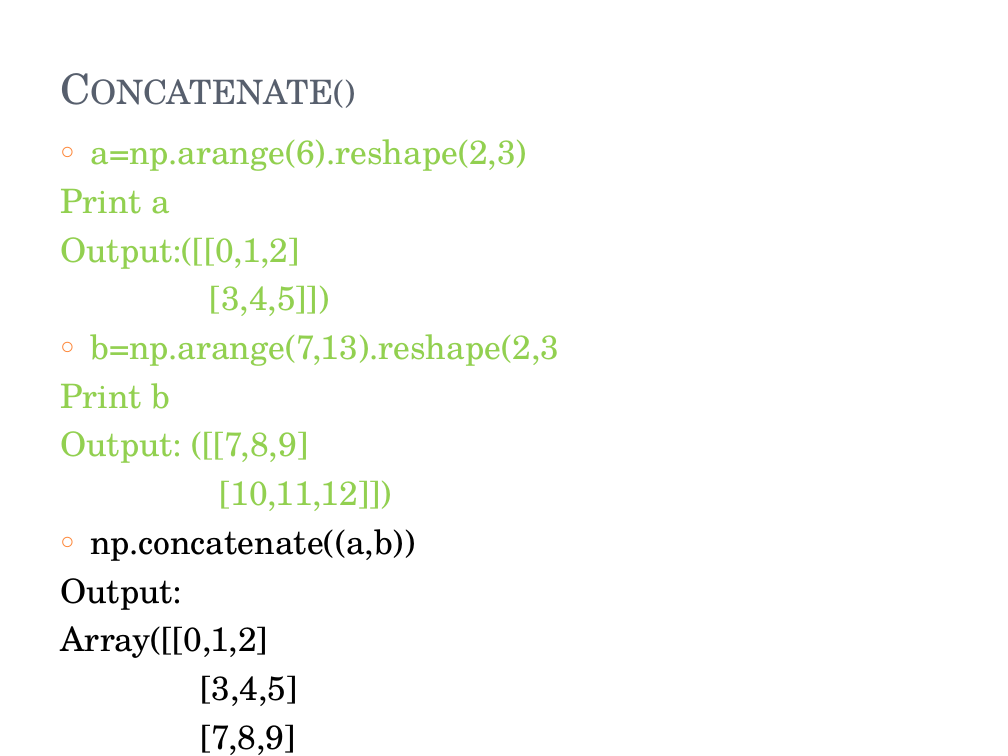
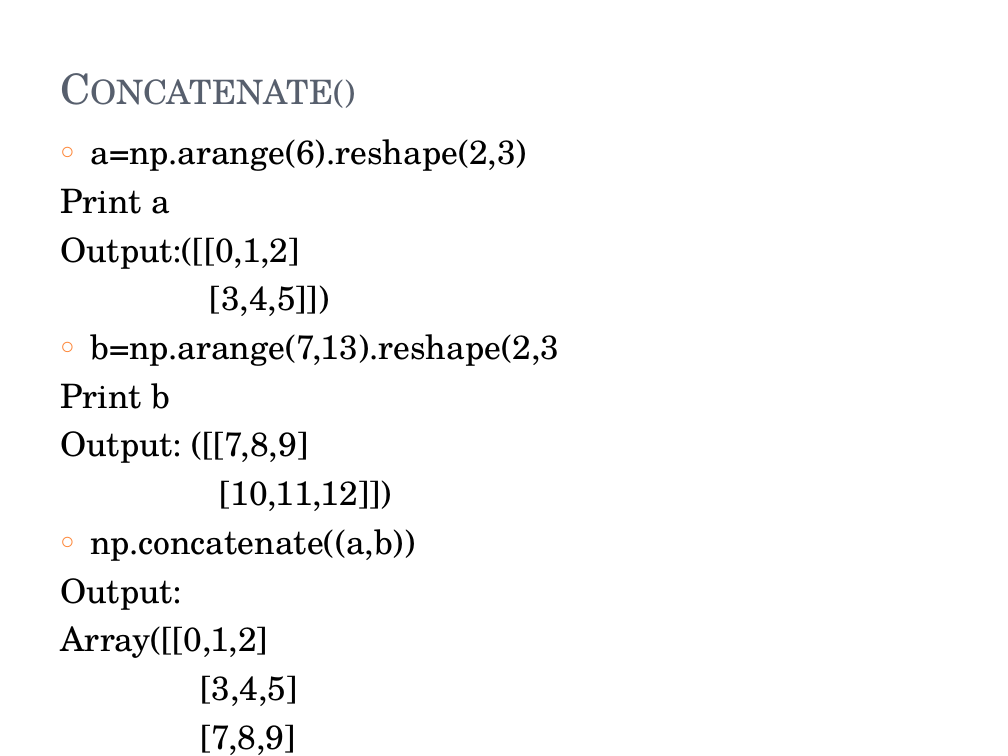
Before and after one commit to keonicsx/Code_Storage, a slide deck: slide 26 of ppt_m4/Module 4.pptx. Drawn at 1008x756 pixels with LibreOffice and Linux fonts; fonts in the diff are those of the drawing. Boxes give left, top, right and bottom in pixels: in the first picture for what was removed or moved away, otherwise in the second. Text is boxed around its words. In the diff, an @@ line names an element or a change of style, - is before the commit and + after.

```diff
--- a/ppt_m4/Module 4.pptx
+++ b/ppt_m4/Module 4.pptx
@@ text at (x1=60, y1=139, x2=560, y2=511): text colour #92D050 to #000000 in "a=np.arange(6).reshape(2,3)", "Print a", "Output:([[0,1,2]", "[3,4,5]])" and 4 more places @@
```
Also in this commit, not shown: 16 other slides changed, 1 slide added, 3 slides removed, 3 other files.
